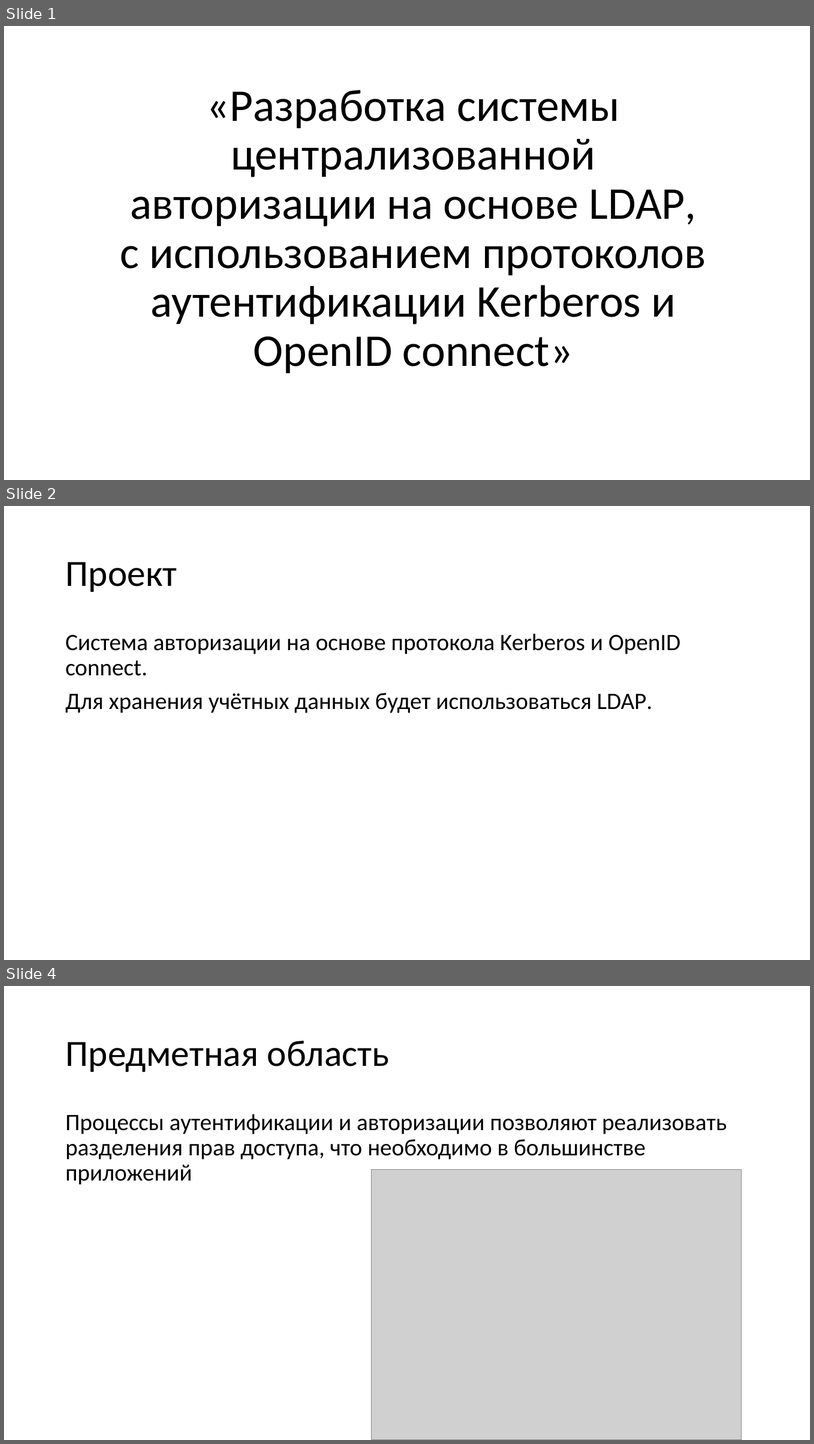
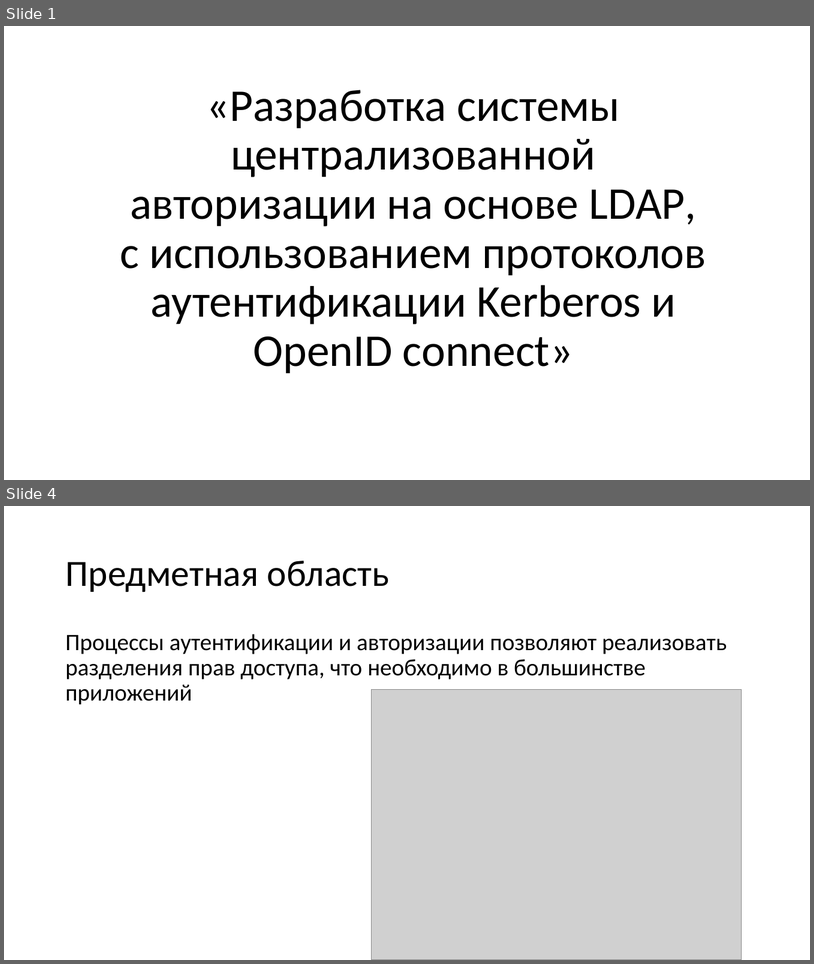
Before and after one commit to KozinOleg97/diplom, a slide deck: Vkr_p2.ppt. Shown one above the other, each under a label of ours: slides 1, 2 and 4 before the commit, slides 1 and 4 after it; the slides between them are not shown. The pictures are 814x1444 and 814x964 pixels, drawn with LibreOffice and Linux fonts; fonts in the diff are those of the drawing; grey boxes stand for pictures. Boxes give left, top, right and bottom in pixels: in the first picture for what was removed or moved away, otherwise in the second. Text is boxed around its words. In the diff, an @@ line names an element or a change of style, - is before the commit and + after.

```diff
--- a/Vkr_p2.ppt
+++ b/Vkr_p2.ppt
@@ slide 2 removed at box(4, 506, 810, 960), background #FFFFFF @@
@@ title removed at box(65, 562, 177, 592) @@
-Проект
@@ text removed at box(65, 633, 681, 713) @@
-Система авторизации на основе протокола Kerberos и OpenID connect.
-Для хранения учётных данных будет использоваться LDAP.
```
Also in this commit, not shown: 5 slides changed, 1 slide added.
